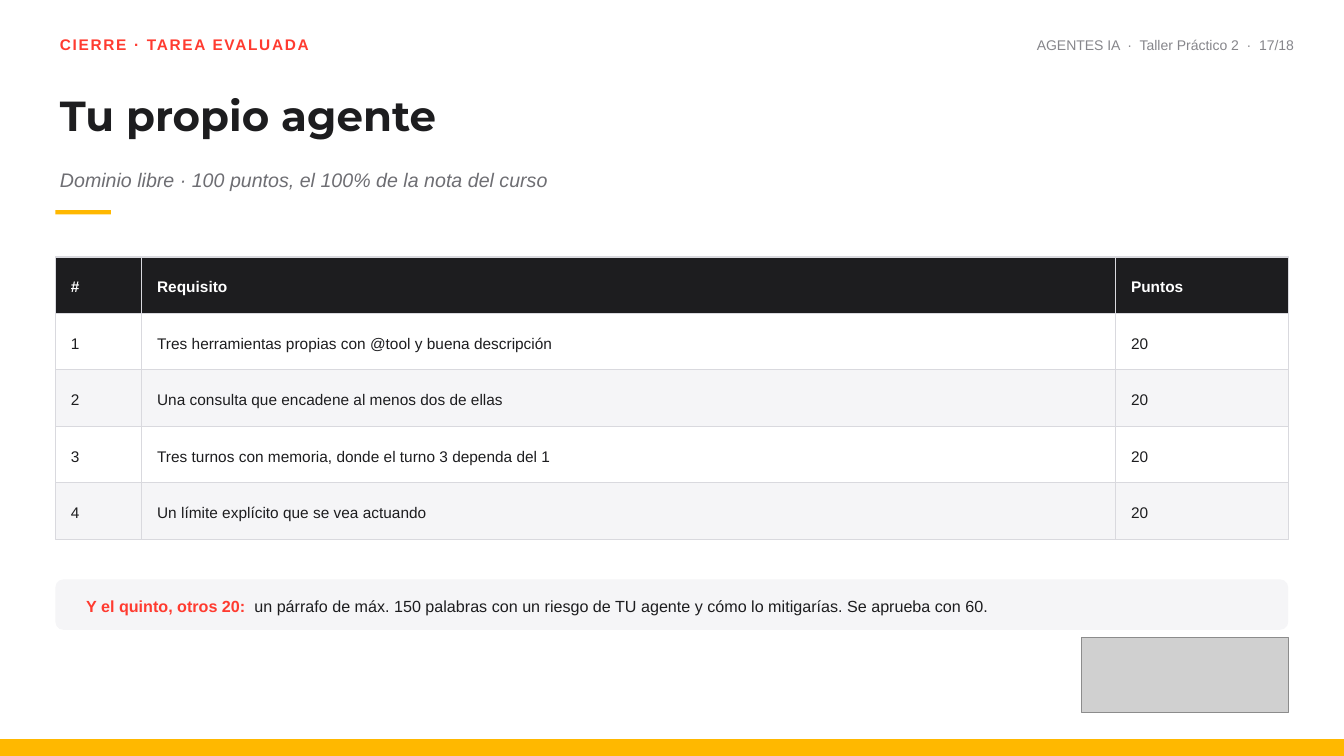
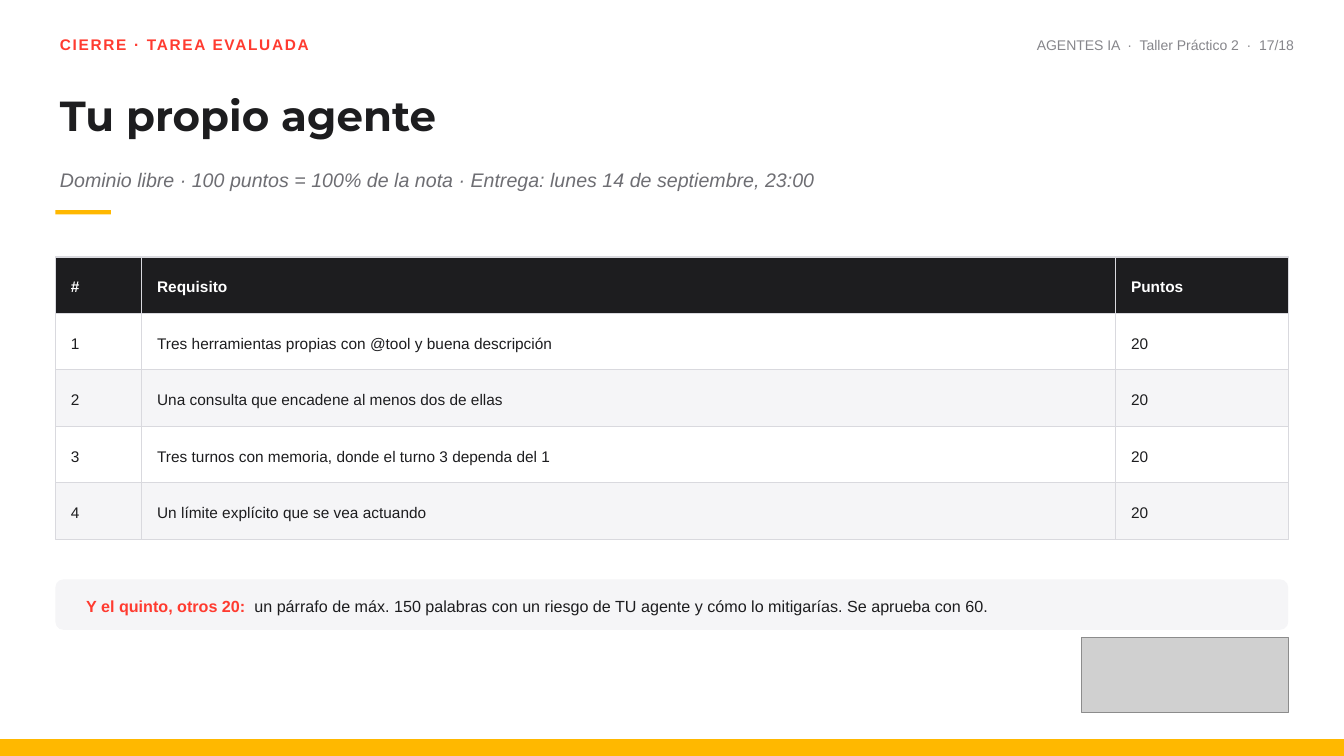
Before and after one commit to Giocrisrai/taller-ia-agentes-biblioteca, a slide deck: slide 17 of presentaciones/Taller_Practico_2.pptx. Drawn at 1344x756 pixels with LibreOffice and Linux fonts; fonts in the diff are those of the drawing; grey boxes stand for pictures. Boxes give left, top, right and bottom in pixels: in the first picture for what was removed or moved away, otherwise in the second. Text is boxed around its words. In the diff, an @@ line names an element or a change of style, - is before the commit and + after.

Commit message:
Ajusta presentaciones/Taller_Practico_2.pptx: tiempos de agenda y fecha de entrega en la sesion 2

```diff
--- a/presentaciones/Taller_Practico_2.pptx
+++ b/presentaciones/Taller_Practico_2.pptx
@@ text at bbox=[60, 173, 814, 191]: text changed @@
-Dominio libre · 100 puntos, el 100% de la nota del curso
+Dominio libre · 100 puntos = 100% de la nota · Entrega: lunes 14 de septiembre, 23:00
```
Also in this commit, not shown: 1 other slide changed.
